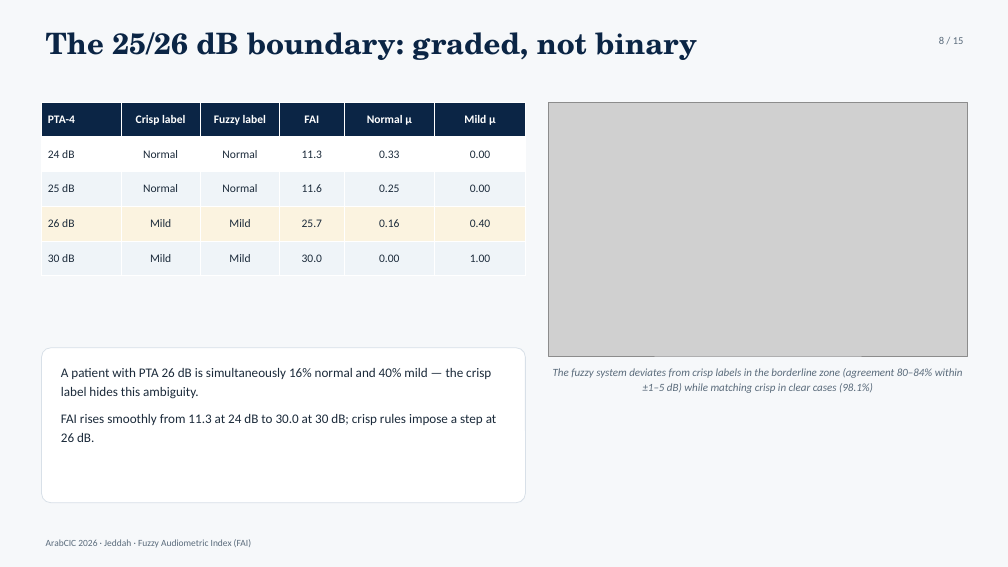
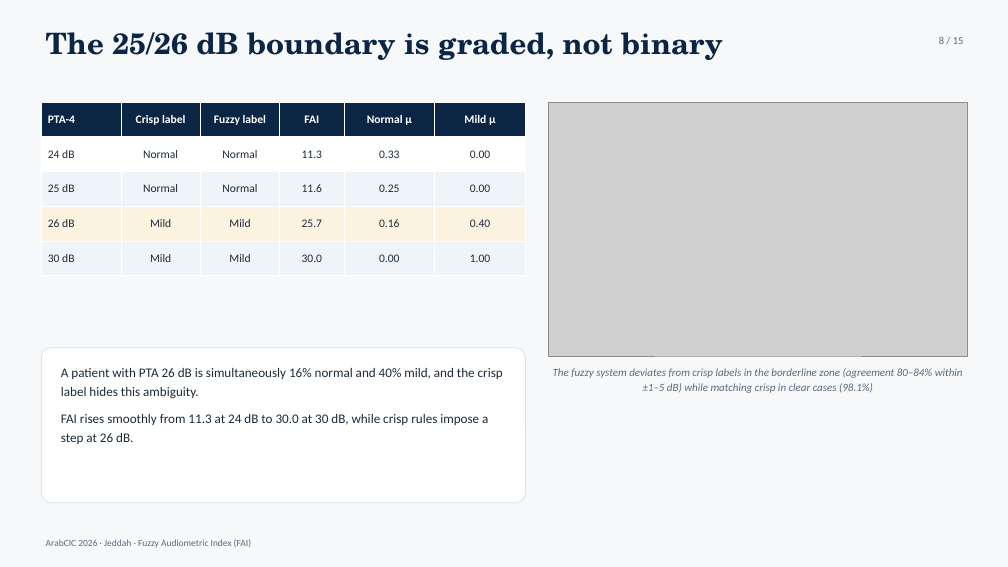
Before and after one commit to ameye/fuzzy-audiogram, a slide deck: slide 8 of arabcic2026/arabcic2026_fuzzy_audiogram.pptx. Drawn at 1008x567 pixels with LibreOffice and Linux fonts; fonts in the diff are those of the drawing; grey boxes stand for pictures. Boxes give left, top, right and bottom in pixels: in the first picture for what was removed or moved away, otherwise in the second. Text is boxed around its words. In the diff, an @@ line names an element or a change of style, - is before the commit and + after.

```diff
--- a/arabcic2026/arabcic2026_fuzzy_audiogram.pptx
+++ b/arabcic2026/arabcic2026_fuzzy_audiogram.pptx
@@ text at box(46, 32, 723, 60): text changed @@
-The 25/26 dB boundary: graded, not binary
+The 25/26 dB boundary is graded, not binary
@@ text at box(61, 368, 503, 444): text changed @@
-A patient with PTA 26 dB is simultaneously 16% normal and 40% mild — the crisp label hides this ambiguity.
-FAI rises smoothly from 11.3 at 24 dB to 30.0 at 30 dB; crisp rules impose a step at 26 dB.
+A patient with PTA 26 dB is simultaneously 16% normal and 40% mild, and the crisp label hides this ambiguity.
+FAI rises smoothly from 11.3 at 24 dB to 30.0 at 30 dB, while crisp rules impose a step at 26 dB.
```
Also in this commit, not shown: 14 other slides changed, 5 other files.
